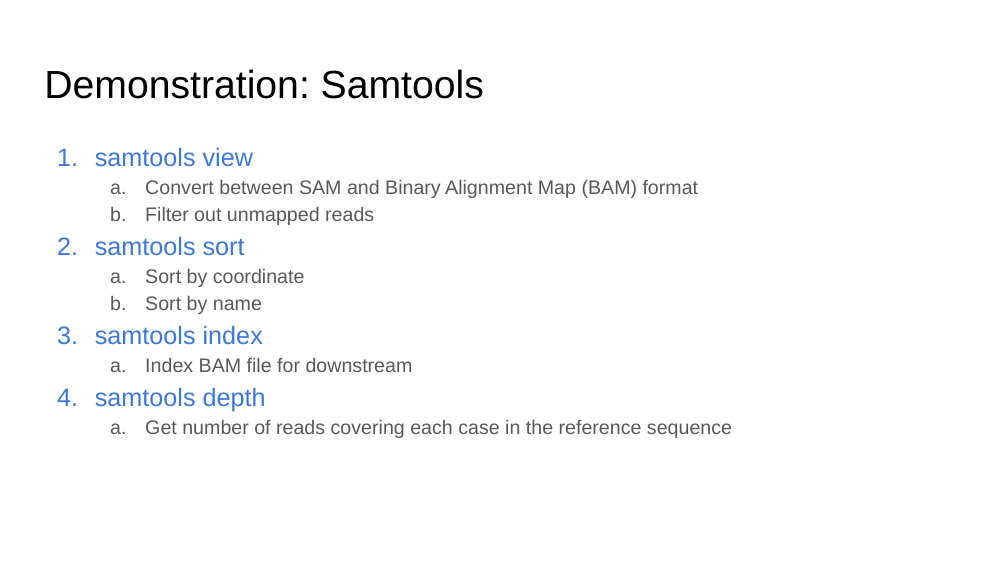
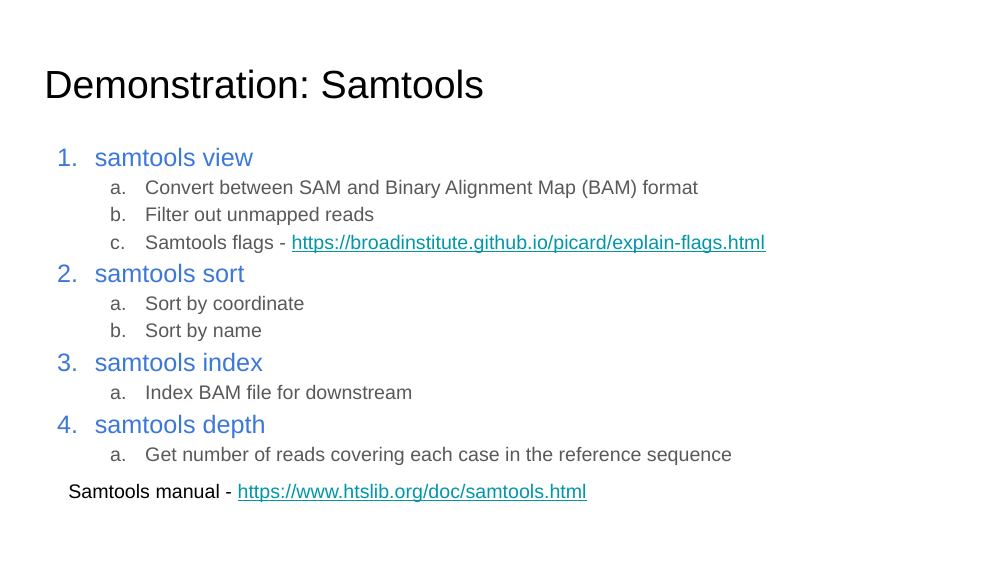
Before and after one commit to SuLab/Applied-Bioinformatics, a slide deck: slide 8 of Lectures/B6.b_Bash-SAMvBAM.pptx. Drawn at 1008x567 pixels with LibreOffice and Linux fonts; fonts in the diff are those of the drawing. Boxes give left, top, right and bottom in pixels: in the first picture for what was removed or moved away, otherwise in the second. Text is boxed around its words. In the diff, an @@ line names an element or a change of style, - is before the commit and + after.

Commit message:
Added lecture slides

```diff
--- a/Lectures/B6.b_Bash-SAMvBAM.pptx
+++ b/Lectures/B6.b_Bash-SAMvBAM.pptx
@@ text at <box>145,234,765,253</box>: paragraph added @@
+  c. Samtools flags - https://broadinstitute.github.io/picard/explain-flags.html
@@ text added at <box>68,483,587,502</box>, 14 pt, text #0097A7, underline @@
+Samtools manual - https://www.htslib.org/doc/samtools.html
```
